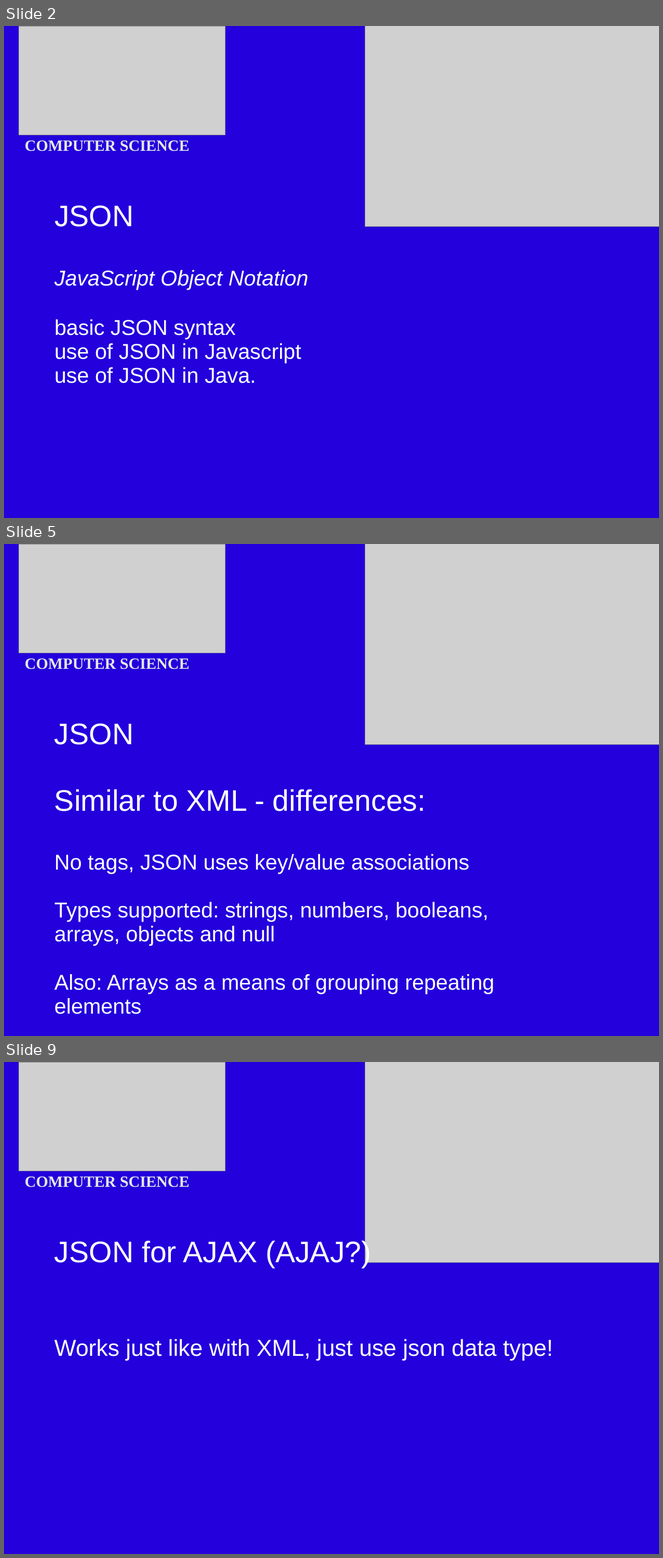
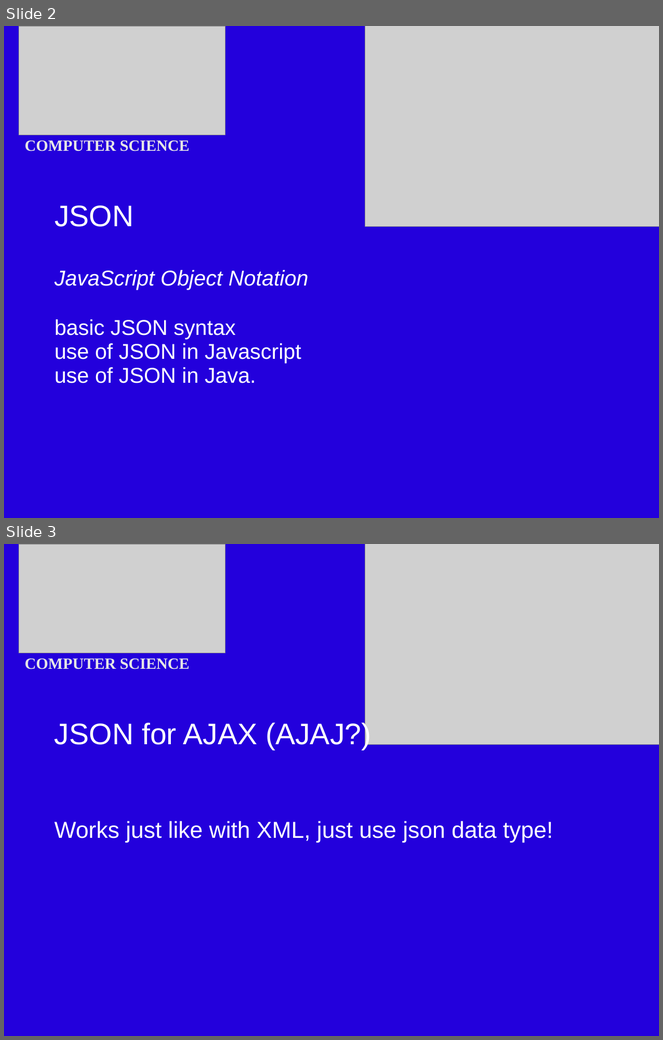
Before and after one commit to BOwsnicki/Distrib, a slide deck: slides/JSONAjax.odp. Shown one above the other, each under a label of ours: slides 2, 5 and 9 before the commit, slides 2 and 3 after it; the slides between them are not shown. The pictures are 663x1558 and 663x1040 pixels, drawn with LibreOffice and Linux fonts; fonts in the diff are those of the drawing; grey boxes stand for pictures. Boxes give left, top, right and bottom in pixels: in the first picture for what was removed or moved away, otherwise in the second. Text is boxed around its words. In the diff, an @@ line names an element or a change of style, - is before the commit and + after.

Commit message:
Some JSON cleanup

```diff
--- a/slides/JSONAjax.odp
+++ b/slides/JSONAjax.odp
@@ slide 5 removed at [4, 544, 659, 1036], background #2300DC @@
@@ picture removed at [19, 544, 225, 653] @@
@@ picture removed at [365, 544, 659, 744] @@
@@ text removed at [25, 658, 190, 669] @@
-COMPUTER SCIENCE
@@ text removed at [54, 723, 494, 1014] @@
-JSON
-Similar to XML - differences:
-No tags, JSON uses key/value associations
-Types supported: strings, numbers, booleans, arrays, objects and null
-Also: Arrays as a means of grouping repeating elements
@@ what was slide 9 is now slide 3 @@
```
Also in this commit, not shown: 5 other slides removed, 2 other files.
